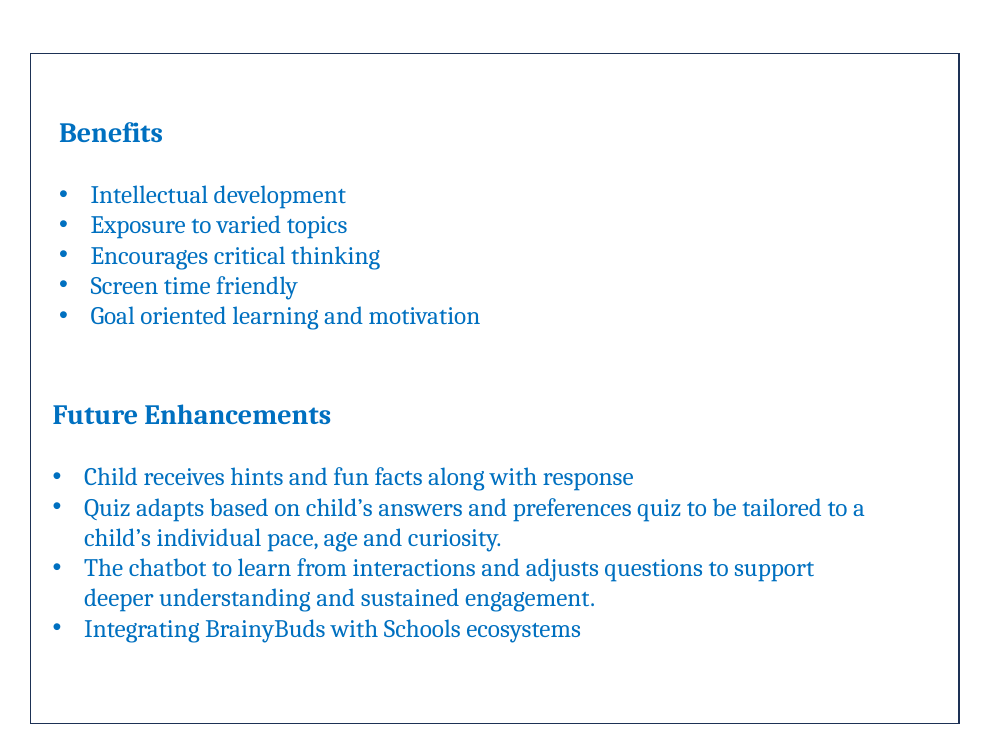
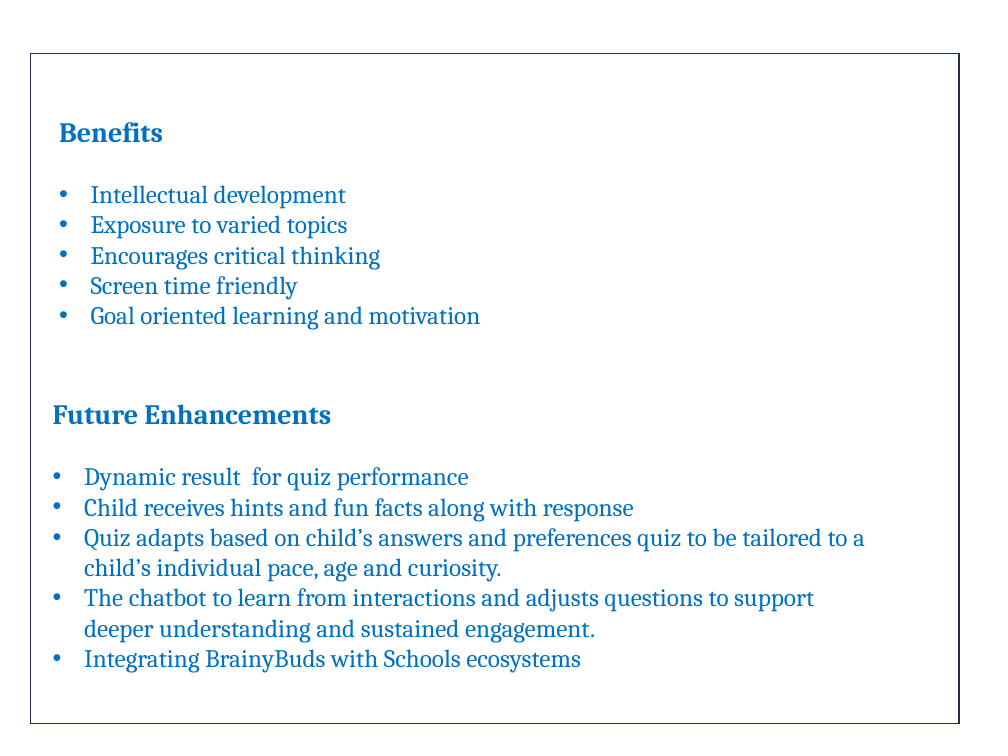
Before and after one commit to mandanaarti/team16_apibot, a slide deck: slide 4 of Team_16-Brainy_Buds_Presentation.pptx. Drawn at 1008x756 pixels with LibreOffice and Linux fonts; fonts in the diff are those of the drawing. Boxes give left, top, right and bottom in pixels: in the first picture for what was removed or moved away, otherwise in the second. Text is boxed around its words. In the diff, an @@ line names an element or a change of style, - is before the commit and + after.

```diff
--- a/Team_16-Brainy_Buds_Presentation.pptx
+++ b/Team_16-Brainy_Buds_Presentation.pptx
@@ text at bbox=[84, 467, 469, 491]: paragraph added @@
+• Dynamic result for quiz performance
```
Also in this commit, not shown: 1 other slide changed.
